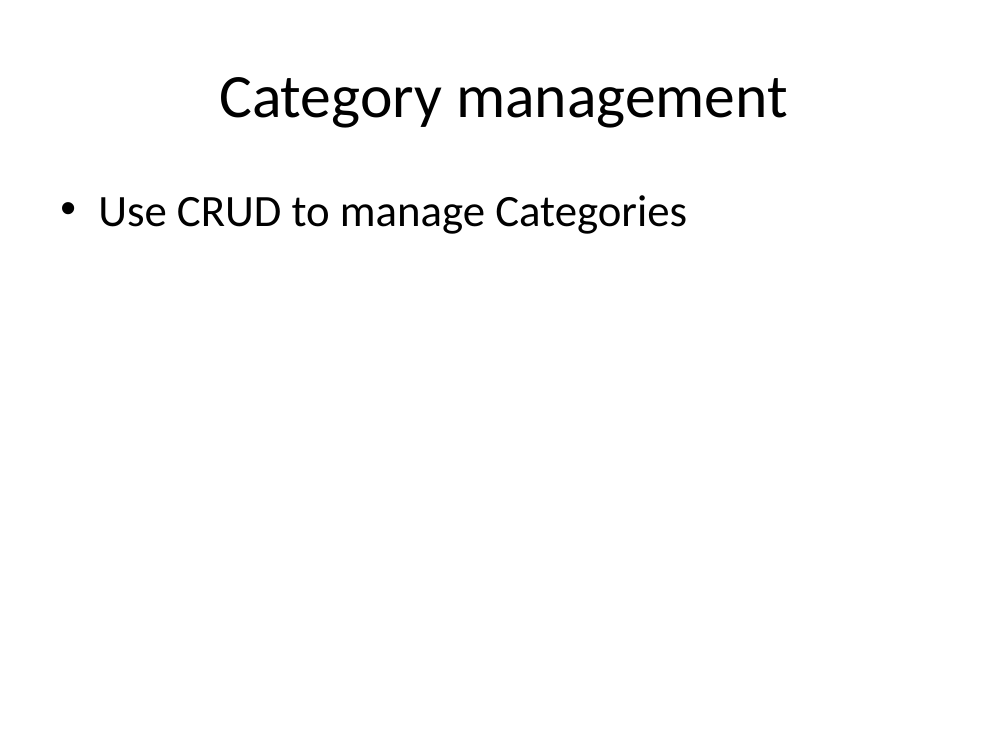
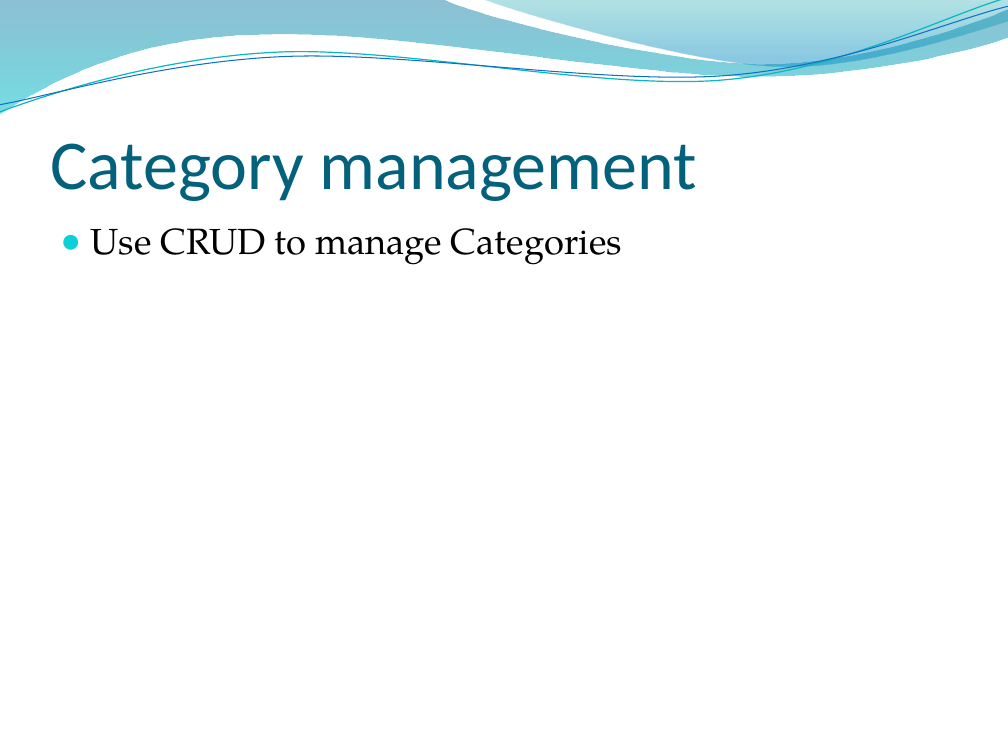
Before and after one commit to ItsTheWolf/BanHangOnline, a slide deck: slide 9 of ShowroomOnline.pptx (slide 8 before the commit). Drawn at 1008x756 pixels with LibreOffice and Linux fonts; fonts in the diff are those of the drawing; background and template pictures are left out. Boxes give left, top, right and bottom in pixels: in the first picture for what was removed or moved away, otherwise in the second. Text is boxed around its words. In the diff, an @@ line names an element or a change of style, - is before the commit and + after.

```diff
--- a/ShowroomOnline.pptx
+++ b/ShowroomOnline.pptx
@@ freeform shape added at (0,0,1008,114), fill gradient #0074A1 to #00C6CF @@
@@ freeform shape added at (0,0,1008,117), outline #0AB8BF 0.85 pt @@
@@ freeform shape added at (0,6,1008,112), outline #0F6FC6 0.75 pt @@
@@ freeform shape added at (483,0,1008,70), fill gradient #00A1A9 to #008BBF @@
@@ title "Category management": place and size @@
-title "Category management" at (219,77,788,128)
+title "Category management" at (50,143,697,201)
@@ title "Category management" at (50,143,697,201): size 44 to 50 pt, text colour #000000 to #04617B; alignment centre to left; vertical alignment middle to bottom @@
@@ text "Use CRUD to manage Categories": place and size @@
-text "Use CRUD to manage Categories" at (98,195,687,234)
+text "Use CRUD to manage Categories" at (91,228,622,265)
@@ text "Use CRUD to manage Categories" at (91,228,622,265): size 32 to 26 pt, font Calibri to TeX Gyre Pagella; bullet • to ●; less space between paragraphs @@
```
Also in this commit, not shown: 8 other slides changed, 3 slides added.
